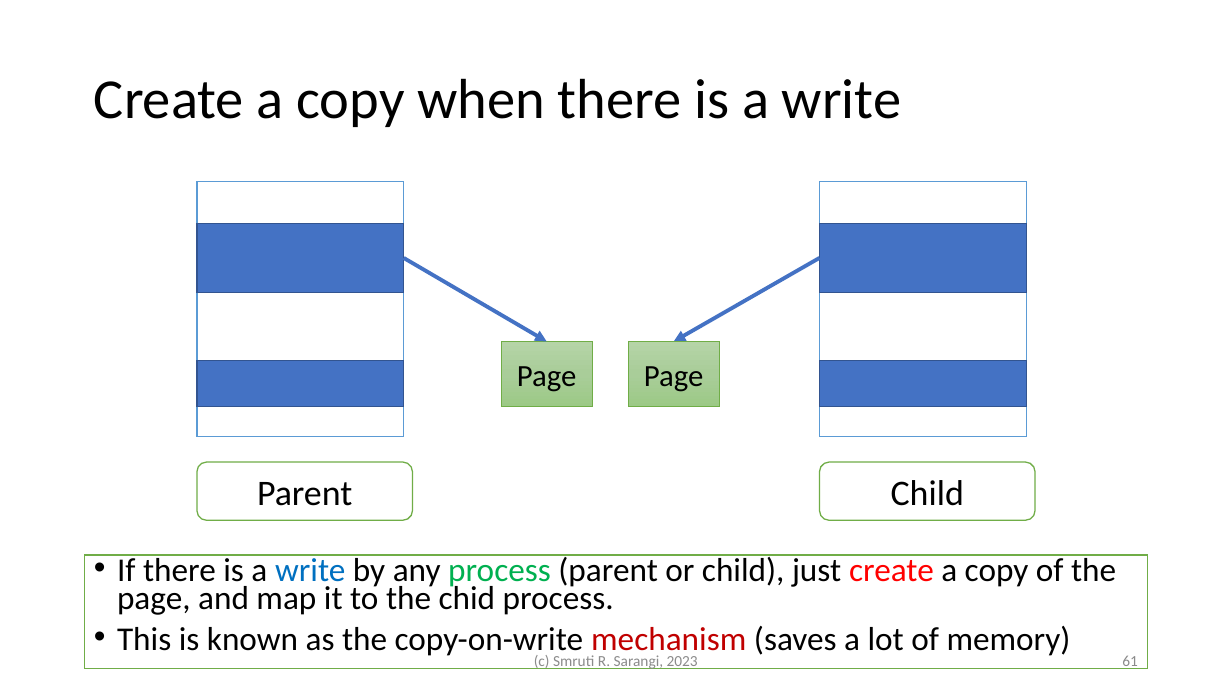
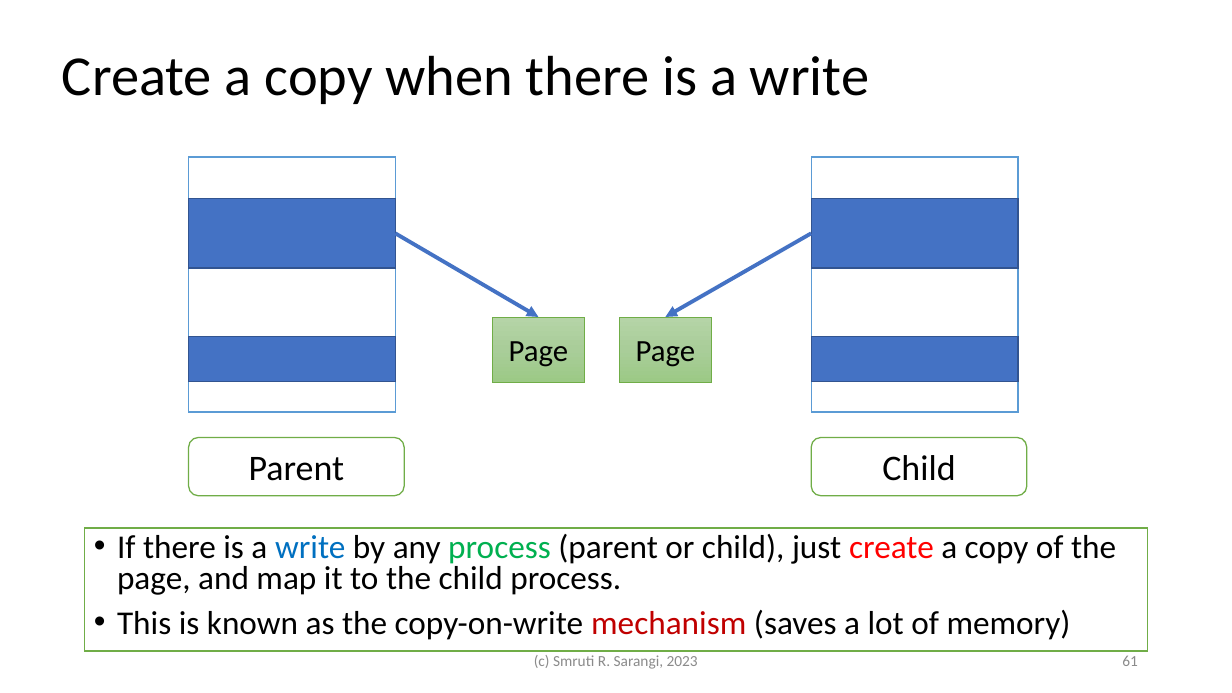
Before and after one commit to srsarangi/srsarangi.github.io, a slide deck: slide 61 of osbook/slides/3.processes.pptx. Drawn at 1232x693 pixels with LibreOffice and Linux fonts; fonts in the diff are those of the drawing. Boxes give left, top, right and bottom in pixels: in the first picture for what was removed or moved away, otherwise in the second. Text is boxed around its words. In the diff, an @@ line names an element or a change of style, - is before the commit and + after.

```diff
--- a/osbook/slides/3.processes.pptx
+++ b/osbook/slides/3.processes.pptx
@@ title "Create a copy when there ...": place and size @@
-title "Create a copy when there ..." at [94, 78, 901, 127]
+title "Create a copy when there ..." at [62, 55, 869, 104]
@@ 8 rectangles, 2 rounded rectangles, 2 arrows: place and size @@
-8 rectangles, 2 rounded rectangles, 2 arrows at [197, 181, 1035, 520]
+8 rectangles, 2 rounded rectangles, 2 arrows at [189, 157, 1027, 495]
@@ text "If there is a write ...": place and size @@
-text "If there is a write ..." at [85, 555, 1148, 669]
+text "If there is a write ..." at [85, 528, 1148, 651]
@@ text at [117, 534, 1116, 595]: text changed @@
-• If there is a write by any process (parent or child), just create a copy of the page, and map it to the chid process.
+• If there is a write by any process (parent or child), just create a copy of the page, and map it to the child process.
@@ text at [117, 610, 1071, 640]: line spacing 0.7 to 0.8 @@
```
Also in this commit, not shown: 7 other slides changed, 2 other files.
